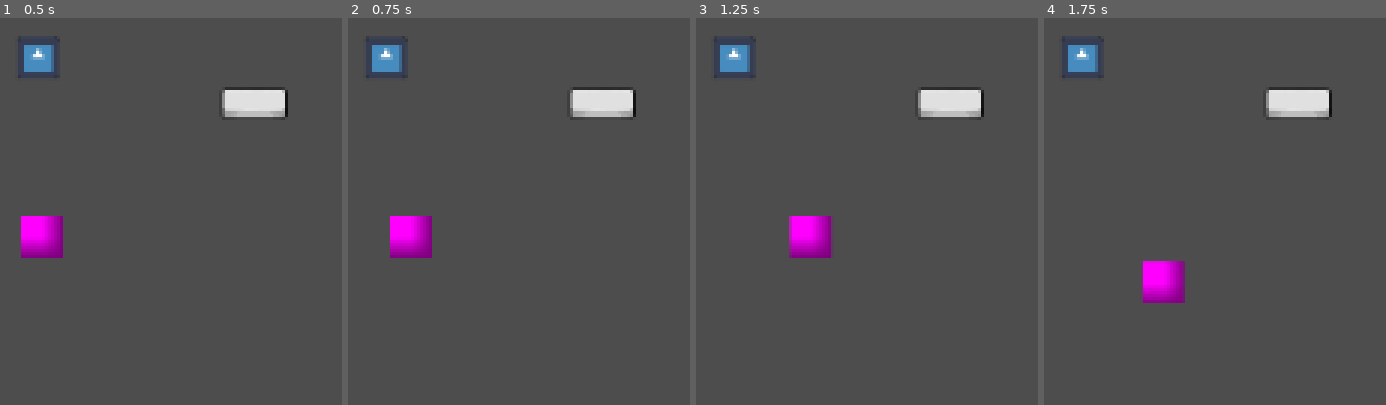
Above: before the commit, frames 1-4 (left to right).
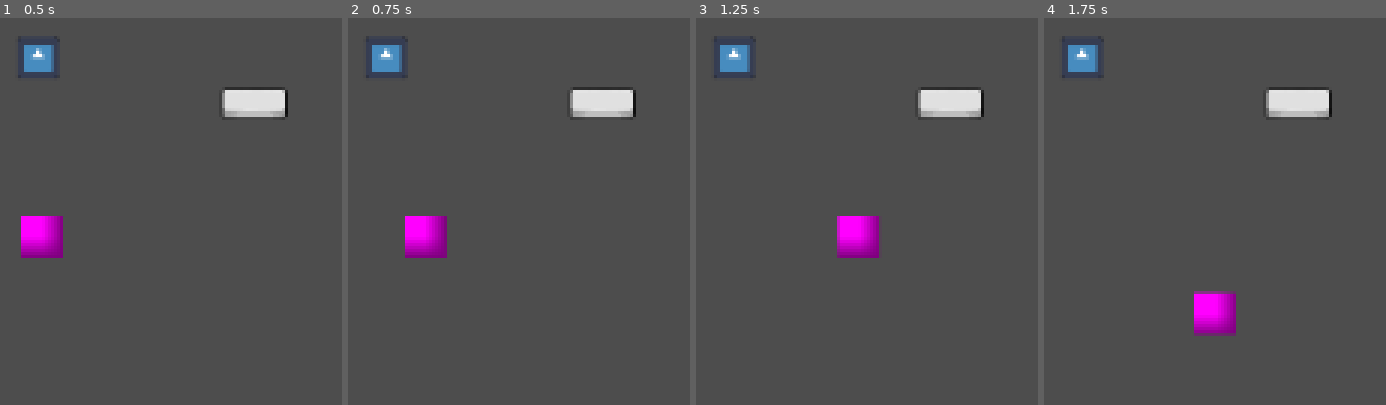
Above: after the commit, the same moments.

Repository: MikalMica/Mascarada-to-wapa
Game: Godot game, scene res://Scenes/Scenarios/triggers_alec.tscn
The game is run twice, just before and just after one commit, with the same random seed, the same clock (stepped at 60 frames per second) and the same inputs. This scene is started directly instead of the project's main scene. The engine's default icon, where the game draws it, is replaced by a stand-in: a white triangle on a blue panel in a dark square.
Inputs:
- Up to frame 1 (0.5 s): no input
- Up to frame 2 (0.75 s): tap Enter at 0.5 s; hold Right (Right) from 0.53 s (still down); hold E (default_mask) from 0.53 s (still down)
- Up to frame 3 (1.25 s): keep holding Right (Right); keep holding E (default_mask)
- Up to frame 4 (1.75 s): release Right (Right) at 1.28 s; release E (default_mask) at 1.28 s; hold Down (Down) from 1.28 s (still down); tap R (object_mask) at 1.35 s

Frame 1 is identical in both runs. In frame 2, 1.4% of the frame differs, in the area x 12-29%, y 51-63%; in frame 3, 2.7%; in frame 4, 2.8%, in the area x 28-57%, y 62-83%.

Commit message:
Door update
-La puerta ahora te impide pasar si está cerrada

Diff:
--- a/MascaradaToWapa/Scenes/Scenarios/triggers_alec.tscn
+++ b/MascaradaToWapa/Scenes/Scenarios/triggers_alec.tscn
@@ -99,7 +99,7 @@
 [node name="HoldButton" type="Area2D" parent="." unique_id=703309703 node_paths=PackedStringArray("TriggeredObstacle")]
 position = Vector2(154, 47)
 script = ExtResource("4_ow35p")
-TriggeredObstacle = [NodePath("../PuertaLevadiza")]
+TriggeredObstacle = [NodePath("../Door")]
 metadata/_edit_group_ = true
 
 [node name="AnimatedSprite2D" type="AnimatedSprite2D" parent="HoldButton" unique_id=1972224066]
@@ -123,21 +123,22 @@
 [node name="CollisionShape2D" type="CollisionShape2D" parent="TestCharacter" unique_id=1697949578]
 shape = SubResource("RectangleShape2D_hgsdk")
 
-[node name="PuertaLevadiza" type="Area2D" parent="." unique_id=207826114]
+[node name="Player" parent="." unique_id=1989580064 instance=ExtResource("8_ow35p")]
+position = Vector2(52, 111)
+speed = 5000.0
+
+[node name="Door" type="RigidBody2D" parent="." unique_id=994180869]
+gravity_scale = 0.0
+script = ExtResource("4_gybfd")
+
+[node name="AnimatedSprite2D" type="AnimatedSprite2D" parent="Door" unique_id=859189861]
 position = Vector2(50, 25)
-script = ExtResource("4_gybfd")
-metadata/_edit_group_ = true
-
-[node name="AnimatedSprite2D" type="AnimatedSprite2D" parent="PuertaLevadiza" unique_id=859189861]
 scale = Vector2(0.16, 0.16)
 sprite_frames = SubResource("SpriteFrames_pfren")
 
-[node name="CollisionShape2D" type="CollisionShape2D" parent="PuertaLevadiza" unique_id=1148402095]
+[node name="CollisionShape2D" type="CollisionShape2D" parent="Door" unique_id=1148402095]
+position = Vector2(50, 25)
 shape = SubResource("RectangleShape2D_jbloj")
-
-[node name="Player" parent="." unique_id=1989580064 instance=ExtResource("8_ow35p")]
-position = Vector2(52, 111)
-speed = 3000.0
 
 [connection signal="area_entered" from="OneTimePressButton" to="OneTimePressButton" method="_on_area_entered"]
 [connection signal="area_entered" from="TimerButton" to="OneTimePressButton" method="_on_boton_tiempo_area_entered"]
--- a/MascaradaToWapa/Scripts/Obstacle.gd
+++ b/MascaradaToWapa/Scripts/Obstacle.gd
@@ -1,4 +1,4 @@
-extends Area2D
+extends RigidBody2D
 class_name Obstacle
 
 	# Called when the node enters the scene tree for the first time.
